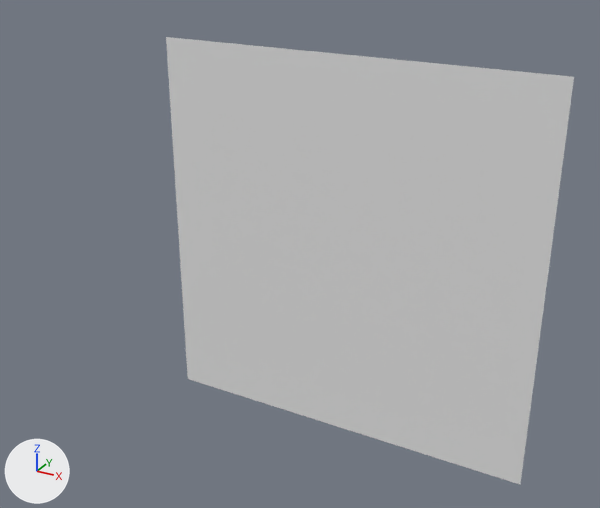
One commit to the OBJ model GameJamStarterKit/Assets/Tiled2Unity/Meshes/Labyrinthe.obj: the scene before it, then after it.
One viewpoint serves both versions: a 50 mm lens placed at (15.5, -82.8, 16.5), pointed at (-31.1, 1.9, -25.8). The lights are fixed; the arrows at lower left show +X, +Y and +Z. Where no turn or scale is listed for an object, it has been applied to the vertices.

The first picture shows 'Labyrinthe'.
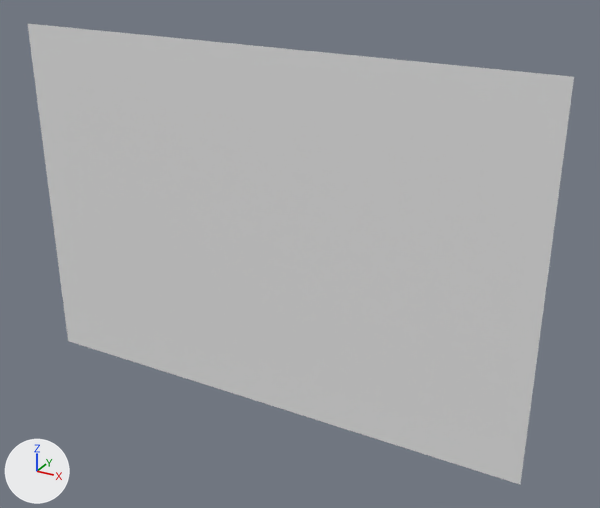
Boxes (x1, y1, x2, y2) around the edits, measured in the pictures (600 x 508 px):
'Labyrinthe', reshaped (34% wider): before (166, 37, 574, 484); after (28, 24, 574, 484)
part 1 of me_labyrinthe, added: after (28, 24, 188, 379)

Patch to the scene script:
```diff
--- a/GameJamStarterKit/Assets/Tiled2Unity/Meshes/Labyrinthe.obj.py
+++ b/GameJamStarterKit/Assets/Tiled2Unity/Meshes/Labyrinthe.obj.py
@@ me_labyrinthe @@
 # used by ob_labyrinthe; location = (0.0, 0.0, 0.0)
-me_labyrinthe.from_pydata(...)  # 5929 vertices, 5776 faces; spans x -48.6..0.0, y 0.0, z -48.6..0.0
+me_labyrinthe.from_pydata(...)  # 8701 vertices, 8512 faces; spans x -71.7..0.0, y 0.0, z -48.6..0.0
+# me_labyrinthe part 1: 2772 vertices added at x -71.7..-49.3, y 0.0, z -48.6..0.0
```
